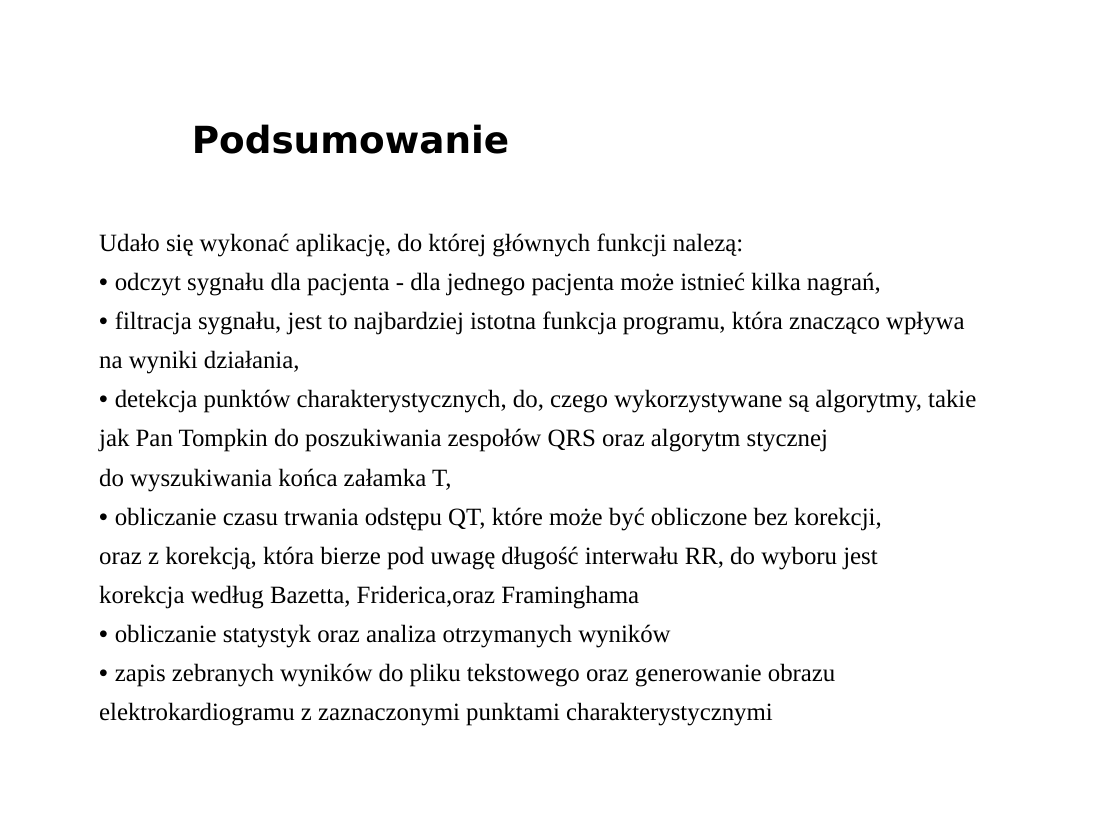
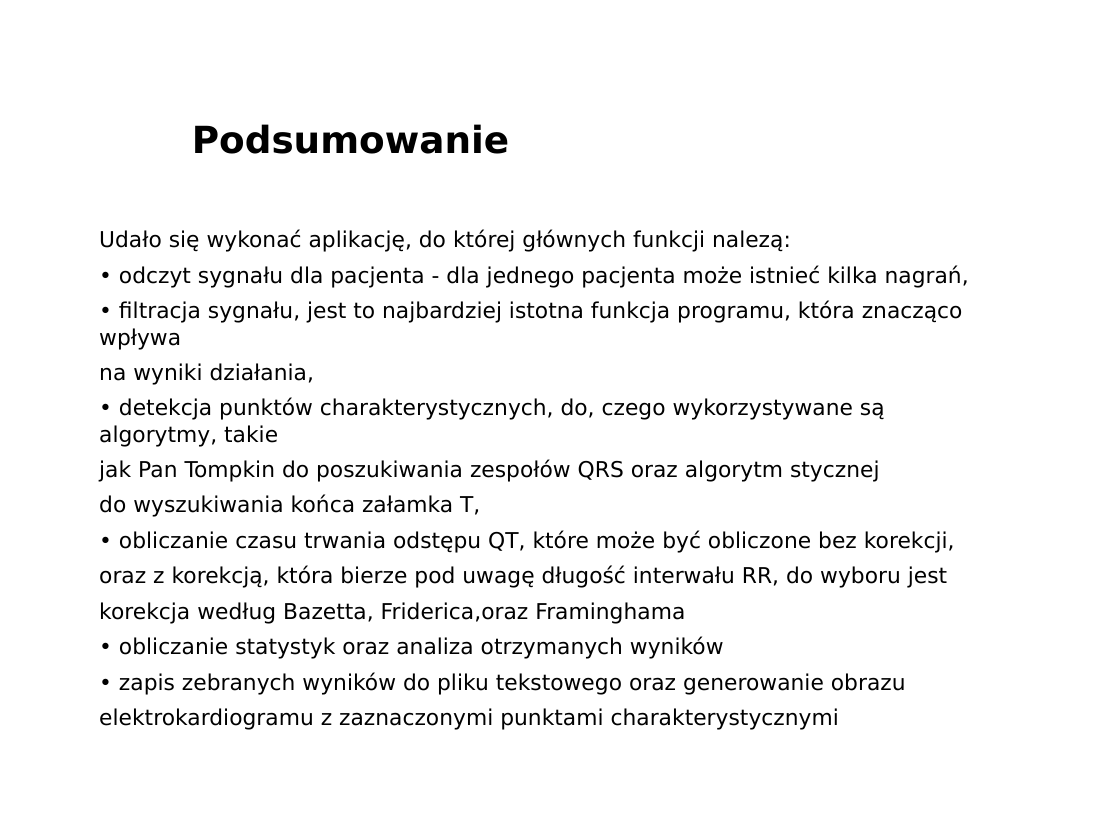
Before and after one commit to pawcio16m/MasterThesis_QTIntervalsCalc, a slide deck: slide 13 of PrezentacjaMagisterska.odp. Drawn at 1120x840 pixels with LibreOffice and Linux fonts; fonts in the diff are those of the drawing; background and template pictures are left out. Boxes give left, top, right and bottom in pixels: in the first picture for what was removed or moved away, otherwise in the second. Text is boxed around its words. In the diff, an @@ line names an element or a change of style, - is before the commit and + after.

```diff
--- a/PrezentacjaMagisterska.odp
+++ b/PrezentacjaMagisterska.odp
@@ text "Udało się wykonać aplikację, do ..." at <box>99,230,969,730</box>: size 16 to 14 pt, font Times New Roman to DejaVu Sans; font Arial to DejaVu Sans in "•", "•", "•", "•" and 2 more places @@
```
Also in this commit, not shown: 8 other slides changed, 1 other file.
